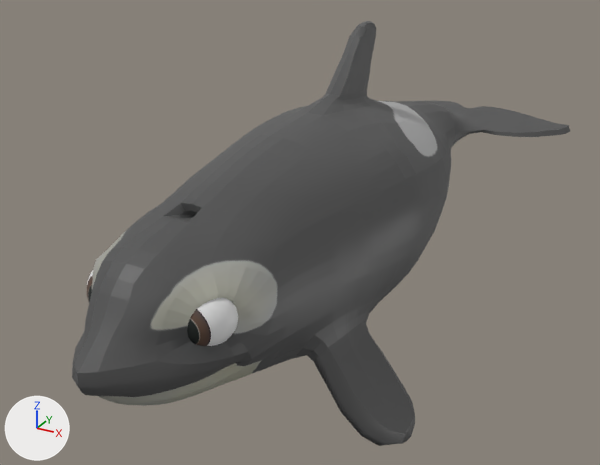
Renders of the FBX model FBXFiles/scarlet_point_behind.fbx from each side of a commit.
Camera for both pictures: a 50 mm lens placed at (1.31, -2.78, 1.63), pointed at (-0.14, -0.13, 0.31). The lights are fixed; the arrows at lower left show +X, +Y and +Z. Both versions are drawn at frame 3 of the action 'Take 001'; the numbers are the values there.

Objects in the first picture: 'luna:left_eye_geo', 'luna:luna_geo', 'luna:right_eye_geo'.
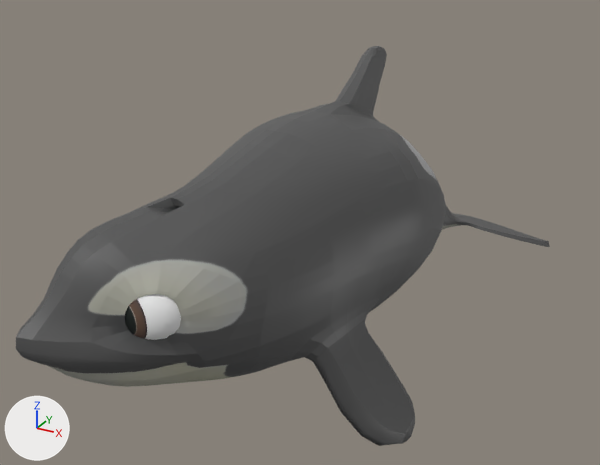
What the commit changed:
Bone 'luna:center_chest_bind_joint' (bone_luna_center_chest_bind_joint) turns from (0, 0, 1) to (0, 0, -11) degrees about its own x, y and z.
Bone 'luna:center_tail_1_bind_joint' (bone_luna_center_tail_1_bind_joint) turns from (0, 0, 8) to (0, 0, -1) degrees about its own x, y and z.
Bone 'luna:center_neck_bind_joint' (bone_luna_center_neck_bind_joint) turns from (0, 0, 2) to (0, -12, 2) degrees about its own x, y and z.
Bone 'luna:center_head_bind_joint' (bone_luna_center_head_bind_joint) turns from (0, 0, 0) to (0, -12, 0) degrees about its own x, y and z.
Bone 'luna:right_eye_bind_joint' (bone_luna_right_eye_bind_joint) turns from (0, 0, 0) to (-2, 19, -5) degrees about its own x, y and z.

Where the change shows, as pixel boxes [x1, y1, x2, y2] in the pictures (600 x 465 px):
'luna:luna_geo', posed (7% wider): before [72, 21, 570, 446]; after [16, 46, 550, 446]
bone 'luna:center_chest_bind_joint', root to tip: before (306, 218) to (308, 88); after (306, 218) to (321, 86)
bone 'luna:center_tail_1_bind_joint', root to tip: before (360, 182) to (363, 114); after (358, 205) to (371, 137)
bone 'luna:center_head_bind_joint', root to tip: before (209, 286) to (205, 214); after (201, 284) to (197, 211)
bone 'luna:right_eye_bind_joint', root to tip: before (123, 289) to (126, 320); after (111, 270) to (117, 300)
